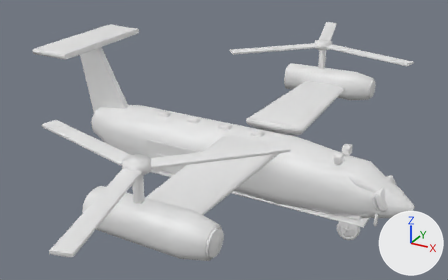
The OBJ model src/main/resources/assets/siliconagevehicles/models/tilt.obj: old version first, new version second.
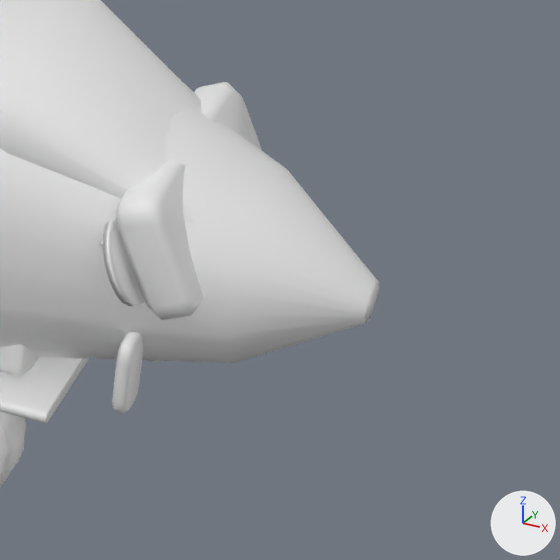
There are two pictures of each version: one whole from a camera (50 mm lens) standing at (3.3, -6.08, 3.97) and looking at (-0.03, -0.03, 0.94), one close up on the part from 80% to 99% of the width and 58% to 89% of the height. The axes (+X, +Y, +Z) are drawn at lower right. The lights are the same throughout. The first two pictures are the older version. Where no turn or scale is listed for an object, it has been applied to the vertices. Vertices at exactly the same position are counted once.

Names of what the first close-up shows: 'tilt'.
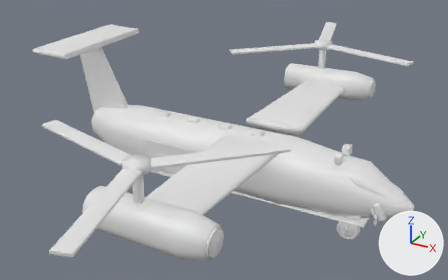
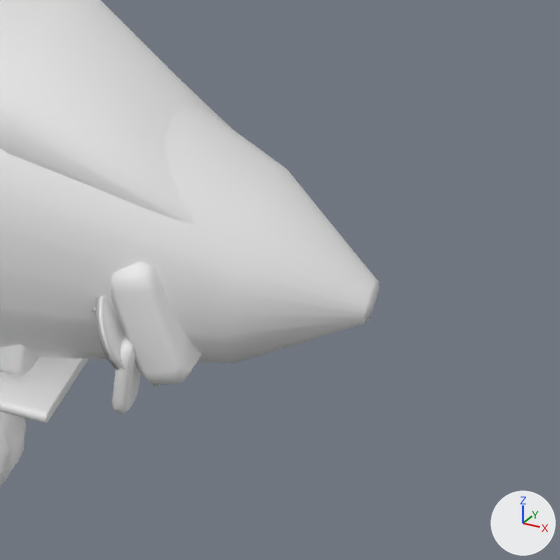
Where the change shows, as pixel boxes [x1, y1, x2, y2] in the close-ups (560 x 560 px; the box of a moved part takes in the faces that stretch with it):
part 1 of me_tilt, moved or reshaped (not visible afterwards)
    before: [194, 82, 262, 150]
part 2 of me_tilt, moved or reshaped
    before: [116, 159, 204, 320]
    after: [111, 261, 201, 386]
part 3 of me_tilt, moved or reshaped
    before: [99, 219, 145, 306]
    after: [92, 295, 138, 370]

Edits to the bpy script that builds the scene:
```text
Change me_tilt:
    where me_tilt.from_pydata(...)  # 10308 vertices, 19956 faces; spans x -2.28..2.28, y -3.6..3.6, z 0.0..1.95
    used by ob_tilt; location = (0.0, 0.0, 0.0)
    me_tilt part 1: the loose piece of 98 vertices spanning x 1.9..2.05, y 0.01..0.26, z 0.61..0.83 is moved by (0.0, 0.0, -0.12)
    me_tilt part 2: the loose piece of 98 vertices spanning x 1.9..2.05, y -0.26..-0.01, z 0.61..0.83 is moved by (0.0, 0.0, -0.12)
    me_tilt part 3: the loose piece of 84 vertices spanning x 1.88..1.96, y -0.3..-0.15, z 0.63..0.77 is moved by (0.0, 0.0, -0.12)
```
